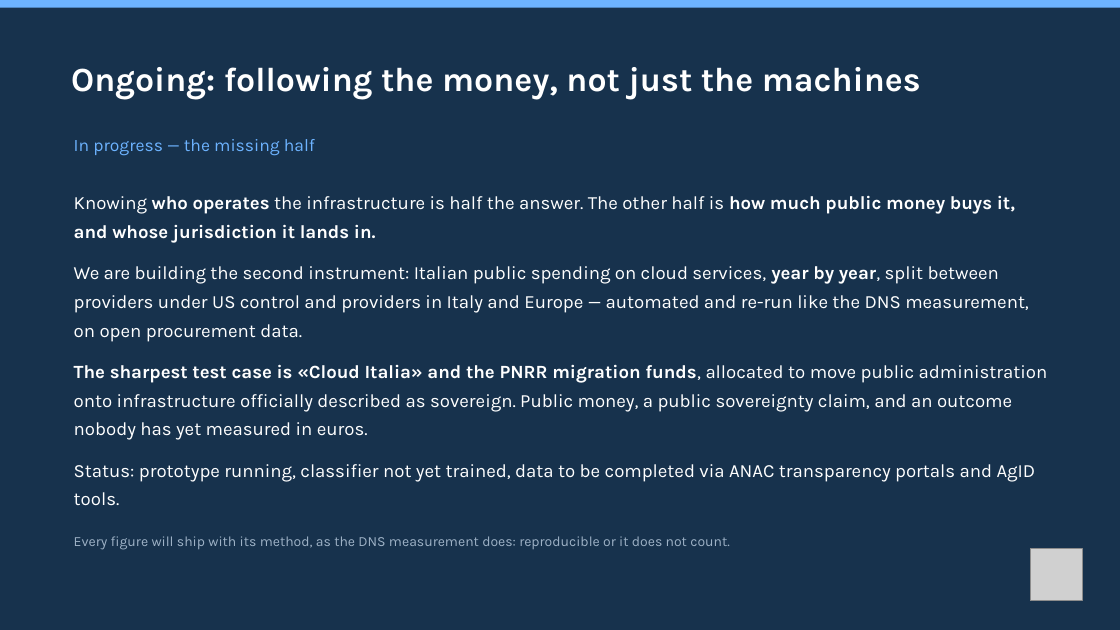
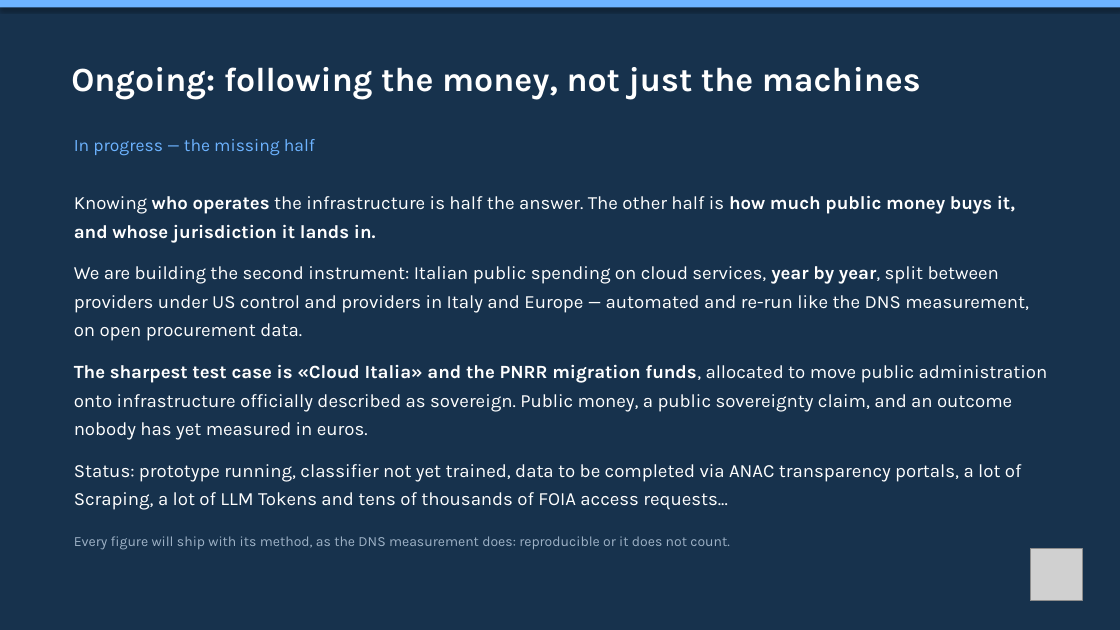
Before and after one commit to mxmap-it/osservatorio-nazionale-sovranita-digitale, a slide deck: slide 10 of static/slide/sfscon-2026-mxmap-italia.pptx (slide 9 before the commit). Drawn at 1120x630 pixels with LibreOffice and Linux fonts; fonts in the diff are those of the drawing; grey boxes stand for pictures. Boxes give left, top, right and bottom in pixels: in the first picture for what was removed or moved away, otherwise in the second. Text is boxed around its words. In the diff, an @@ line names an element or a change of style, - is before the commit and + after.

```diff
--- a/static/slide/sfscon-2026-mxmap-italia.pptx
+++ b/static/slide/sfscon-2026-mxmap-italia.pptx
@@ rectangle at (0,0,1120,8): shadow on @@
@@ text at (74,464,1022,510): text changed @@
-Status: prototype running, classifier not yet trained, data to be completed via ANAC transparency portals and AgID tools.
+Status: prototype running, classifier not yet trained, data to be completed via ANAC transparency portals, a lot of Scraping, a lot of LLM Tokens and tens of thousands of FOIA access requests...
```
Also in this commit, not shown: 38 other slides changed, 3 slides added, 3 slides removed, 4 other files.
